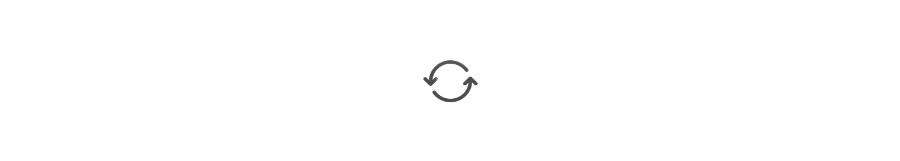
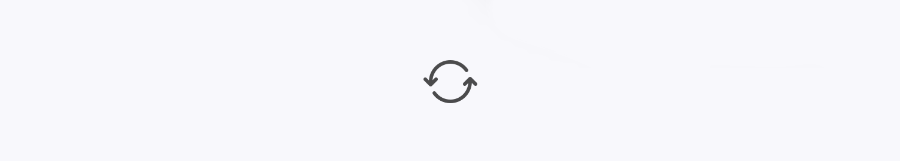
The second 900 × 161 image is a revision of the first. Changes to its layers:
added layer "Layer 1" above "Background" over [0, 0, 900, 161]
added layer "Background" over [0, 0, 900, 161]
